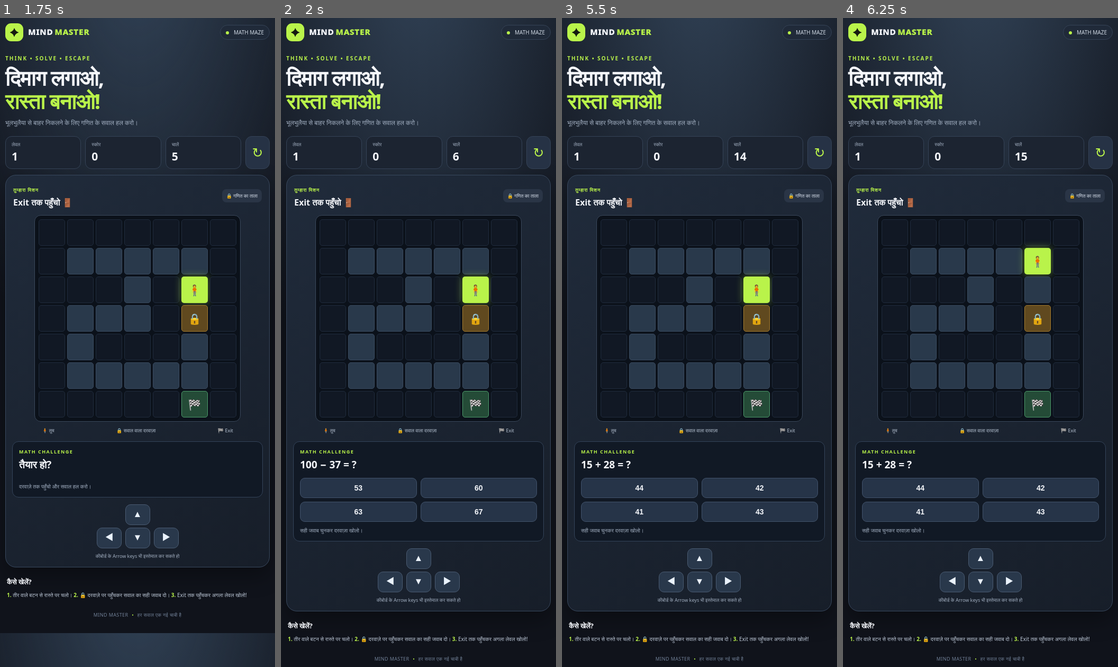
Above: before the commit, frames 1-4 (left to right).
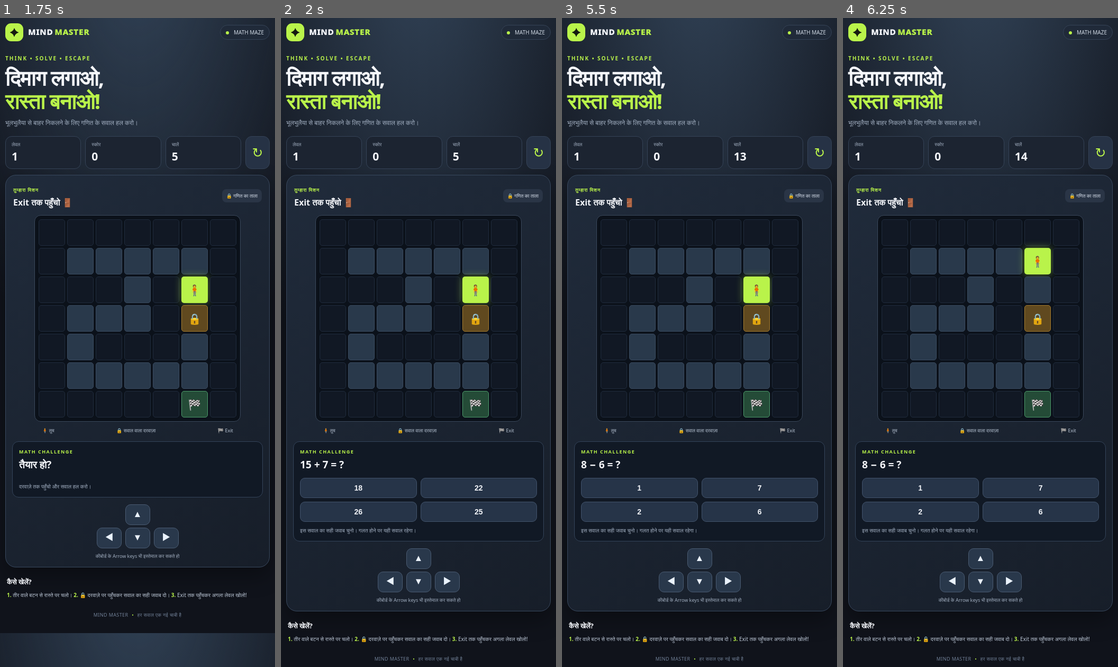
Above: after the commit, the same moments.

Repository: 18silentlove-wq/mind-master-game
Game: browser game, page index.html
Two runs of this game, one before a commit and one after it. Both use one fixed random seed, a clock stepped at 60 frames per second and the inputs below.
Inputs:
- Up to frame 1 (1.75 s): hold Right 1.03-1.53 s; hold Down from 1.58 s (still down)
- Up to frame 2 (2 s): release Down at 1.85 s; hold Left from 1.9 s (still down)
- Up to frame 3 (5.5 s): click "✦ MINDMASTER" at 2.02 s; release Left at 2.47 s; hold Up 2.52-2.82 s; hold Right 2.87-3.53 s; hold Up 3.58-3.82 s; hold Left 3.87-4.3 s; hold Down 4.35-4.68 s; click "◀" at 4.52 s; hold Right 4.73-5.23 s; hold Down from 5.28 s (still down)
- Up to frame 4 (6.25 s): release Down at 5.55 s; hold Left 5.6-6.17 s; hold Up from 6.22 s (still down)

Frame 1 is identical in both runs. In frame 2, 0.3% of the frame differs, in the area x 6-74%, y 20-80%; in frame 3, 0.3%; in frame 4, 0.3%.

Commit message:
Fix Math Maze question repetition and scale difficulty by level

Diff:
--- a/app.js
+++ b/app.js
@@ -1,13 +1,31 @@
 (()=>{"use strict";
 const layout=["#######","#S....#","###.#.#","#...#D#","#.###.#","#.....#","#####E#"];
 const $=id=>document.getElementById(id);const maze=$("maze");let player={r:1,c:1},doorOpen=false,score=0,moves=0,level=1,question=null,locked=false;
-const bank=[{q:"8 + 7 = ?",a:15,o:[13,14,15,16]},{q:"9 × 4 = ?",a:36,o:[32,34,36,38]},{q:"45 ÷ 5 = ?",a:9,o:[7,8,9,10]},{q:"18 − 9 = ?",a:9,o:[8,9,10,11]},{q:"12 × 3 = ?",a:36,o:[30,32,36,40]},{q:"64 ÷ 8 = ?",a:8,o:[6,7,8,9]},{q:"25 + 17 = ?",a:42,o:[40,41,42,43]},{q:"7 × 6 = ?",a:42,o:[36,40,42,48]},{q:"100 − 37 = ?",a:63,o:[53,60,63,67]},{q:"81 ÷ 9 = ?",a:9,o:[7,8,9,12]},{q:"15 + 28 = ?",a:43,o:[41,42,43,44]},{q:"11 × 5 = ?",a:55,o:[45,50,55,60]}];
+function rand(min,max){return Math.floor(Math.random()*(max-min+1))+min}
+function makeQuestion(){
+ let a,b,answer,op,q;
+ if(level<=2){
+   a=rand(2,15);b=rand(2,12);op=Math.random()<.5?"+":"−";answer=op==="+"?a+b:a-b;
+ }else if(level<=4){
+   a=rand(2,12);b=rand(2,10);op=Math.random()<.5?"×":"+";answer=op==="×"?a*b:a+b;
+ }else if(level<=6){
+   if(Math.random()<.5){b=rand(2,12);answer=rand(2,12);a=b*answer;op="÷"}else{a=rand(10,60);b=rand(2,20);op="−";answer=a-b}
+ }else if(level<=8){
+   a=rand(10,40);b=rand(2,12);const c=rand(2,15);op=Math.random()<.5?"×":"+";
+   answer=op==="×"?a*b+c:a+b*c;q=op==="×"?a+" × "+b+" + "+c:a+" + "+b+" × "+c;
+ }else{
+   a=rand(3,15);b=rand(2,12);const c=rand(2,10);op=Math.random()<.5?"×":"+";answer=op==="×"?(a+b)*c:a*b+c;q=op==="×"?"("+a+" + "+b+") × "+c:a+" × "+b+" + "+c;
+ }
+ if(!q)q=a+" "+op+" "+b;
+ const choices=new Set([answer]);while(choices.size<4){let wrong=answer+rand(-Math.max(5,level*2),Math.max(5,level*2));if(wrong!==answer&&wrong>=0)choices.add(wrong)}
+ return {q:q+" = ?",a:answer,o:[...choices]};
+}
 function tileAt(r,c){return layout[r]?.[c]||"#"}
 function draw(){maze.replaceChildren();layout.forEach((row,r)=>[...row].forEach((ch,c)=>{const el=document.createElemen …(312 unchanged characters)…
-function ask(){question=bank[(level*3+moves+Math.floor(Math.random()*bank.length))%bank.length];$("question-text").textContent=question.q;const box=$("answers");box.replaceChildren();question.o.slice().sort(()=>Math.random()-.5).forEach(n=>{const b=document.createElement("button");b.className="answer";b.textContent=n;b.addEventListener("click",()=>answer(n));box.append(b)});$("feedback").textContent="सही जवाब चुनकर दरवाज़ा खोलो।";$("feedback").className="feedback"}
-function answer(n){if(locked||doorOpen)return;if(n===question.a){doorOpen=true;score+=20;$("score").textContent=score;$("feedback").textContent="बिल्कुल सही! दरवाज़ा खुल गया। अब Exit तक जाओ।";$("feedback").className="feedback good";[...$("answers").children].forEach(b=>b.disabled=true);draw()}else{$("feedback").textContent="फिर कोशिश करो। ध्यान से हिसाब लगाओ!";$("feedback").className="feedback bad"}}
-function move(dir){if(locked)return;const delta={up:[-1,0],d …(137 unchanged characters)… Open&&ch==="D")){if(ch==="D"&&!doorOpen){moves++;$("moves").textContent=moves;ask();}return}player={r,c};moves++;$("moves").textContent=moves;draw();if(ch==="E")win();else if(ch==="D"&&!doorOpen)ask()}
-function win(){locked=true;$("win-text").textContent="लेवल "+level+" पूरा! तुम्हें "+moves+" चालें लगीं।";$("win").hidden=false}
+function ask(){if(question)return;question=makeQuestion();$("question-text").textContent=question.q;const box=$("answers");box.replaceChildren();question.o.sort(()=>Math.random()-.5).forEach(n=>{const b=document.createElement("button");b.className="answer";b.textContent=n;b.addEventListener("click",()=>answer(n));box.append(b)});$("feedback").textContent="इस सवाल का सही जवाब चुनो। गलत होने पर यही सवाल रहेगा।";$("feedback").className="feedback"}
+function answer(n){if(locked||doorOpen||!question)return;if(n===question.a){doorOpen=true;score+=20;$("score").textContent=score;$("feedback").textContent="बिल्कुल सही! दरवाज़ा खुल गया। अब Exit तक जाओ।";$("feedback").className="feedback good";[...$("answers").children].forEach(b=>b.disabled=true);draw()}else{$("feedback").textContent="यह जवाब सही नहीं है। उसी सवाल को फिर से हल करो!";$("feedback").className="feedback bad"}}
+function move(dir){if(locked)return;const delta={up:[-1,0],d …(137 unchanged characters)… Open&&ch==="D")){if(ch==="D"&&!doorOpen)ask();return}player={r,c};moves++;$("moves").textContent=moves;draw();if(ch==="E")win()}
+function win(){locked=true;$("win-text").textContent="लेवल "+level+" पूरा! तुम्हें "+moves+" चालें लगीं। अगले लेवल में सवाल और कठिन होंगे।";$("win").hidden=false}
 function reset(){player={r:1,c:1};doorOpen=false;moves=0;locked=false;question=null;$("level").textContent=level;$("mov …(220 unchanged characters)…
 document.querySelectorAll("[data-move]").forEach(b=>b.addEventListener("click",()=>move(b.dataset.move)));$("restart"). …(345 unchanged characters)…
 })();
